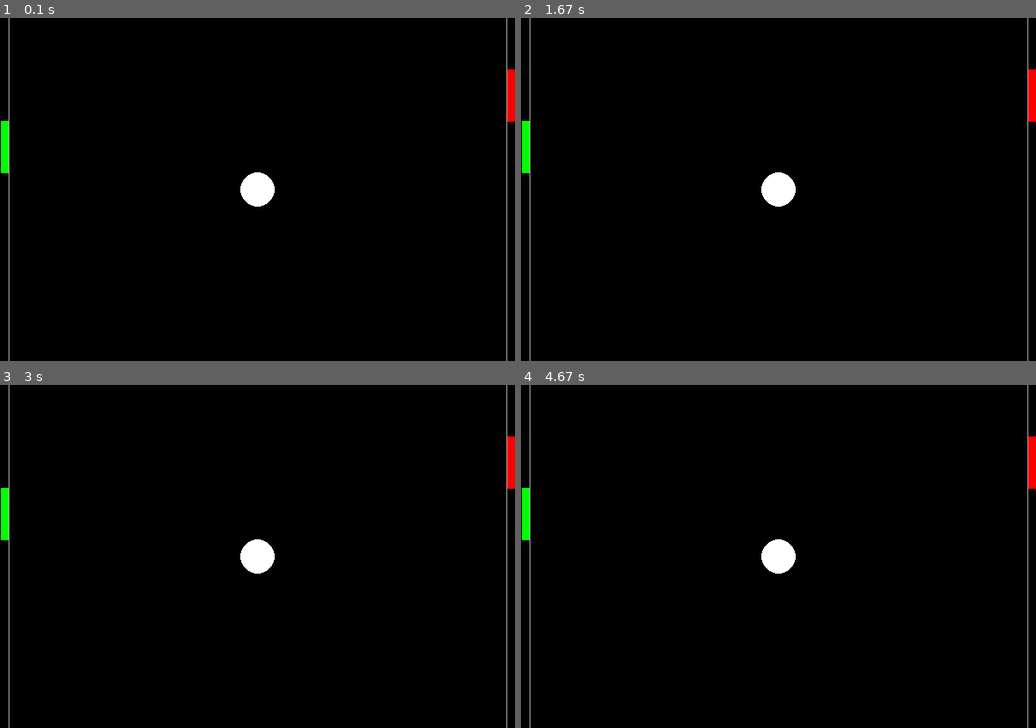
Above: before the commit, frames 1-4 (two rows, left to right).
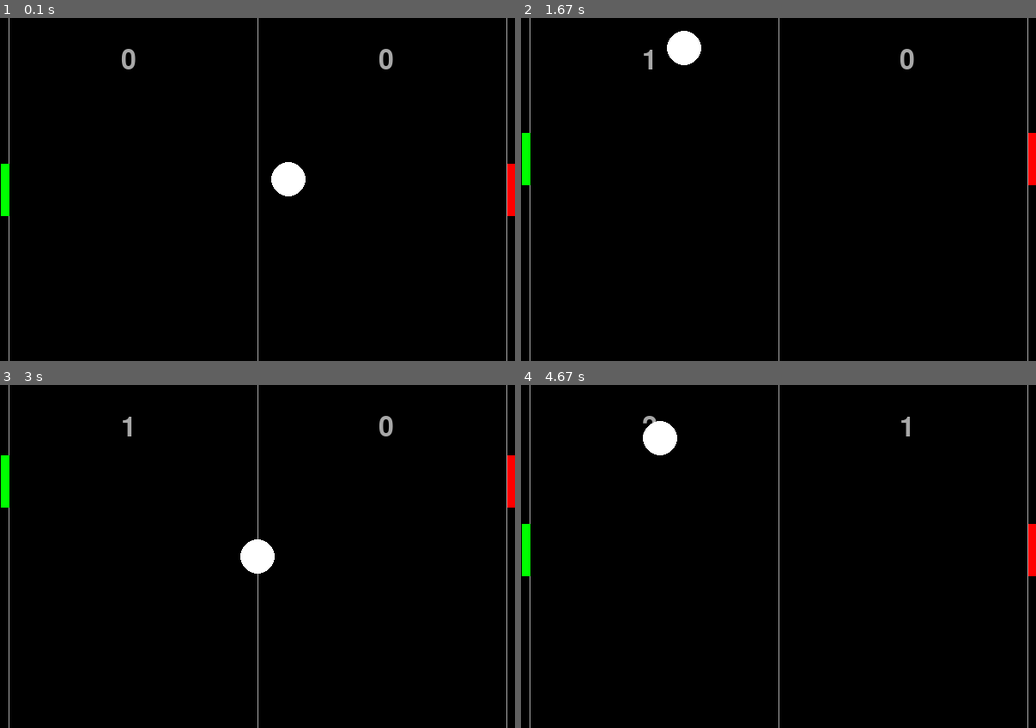
Above: after the commit, the same moments.

Repository: morxs/pygame-learn
Game: pygame game, started from chapter 5/first_pygame.py
Two runs of this game, one before a commit and one after it. Both use one fixed random seed, a clock stepped at 60 frames per second and the inputs below.
Inputs:
- Up to frame 1 (0.1 s): no input
- Up to frame 2 (1.67 s): hold W 0.33-0.8 s; hold Up 0.33-0.8 s; hold Down from 1.33 s (still down); hold S from 1.33 s (still down)
- Up to frame 3 (3 s): release Down at 1.8 s; release S at 1.8 s; hold Up 1.83-2.2 s; hold W 1.83-2.2 s; hold Down 2.23-2.6 s; hold S 2.23-2.6 s; hold Up 2.63-2.93 s; hold W 2.63-2.93 s; hold Down from 2.97 s (still down); hold S from 2.97 s (still down)
- Up to frame 4 (4.67 s): release Down at 3.27 s; release S at 3.27 s; hold Up 3.3-3.67 s; hold W 3.3-3.67 s; hold Down 3.7-4.07 s; hold S 3.7-4.07 s; hold Up 4.1-4.4 s; hold W 4.1-4.4 s; hold Down from 4.43 s (still down); hold S from 4.43 s (still down)

The runs differ from the first frame. In frame 1, 2.2% of the frame differs, in the area x 0-100%, y 0-100%; in frame 2, 1.9%; in frame 3, 0.8%; in frame 4, 2.1%.

Commit message:
completing the game

Diff:
--- a/chapter 5/first_pygame.py
+++ b/chapter 5/first_pygame.py
@@ -9,7 +9,8 @@
 # Licence:     <your licence>
 #-------------------------------------------------------------------------------
 
-import pygame
+import pygame, sys, random
+from pygame.locals import *
 
 BLACK = (0, 0, 0)
 RED = (255, 0, 0)
@@ -21,65 +22,189 @@
 SIZE = (600, 400)
 
 BALL_RADIUS = 20
-GUTTER_LENGTH = 60
+PAD_HEIGHT = 60
 GUTTER_WIDTH = 10
 HALF_GUTTER_WIDTH = GUTTER_WIDTH/2
-GUTTER_VEL = 2
+PADDLE_VEL = 4
+TEXT_Y_POS = 50
+LEFT = 0
+RIGHT = 1
+FPS = 60
+
+paddle1_pos = (SIZE[1] - PAD_HEIGHT) / 2
+paddle2_pos = (SIZE[1] - PAD_HEIGHT) / 2
+paddle1_vel = 0
+paddle2_vel = 0
+ball_vel = [0, 0]
+ball_pos = [int(SIZE[0]/2), int(SIZE[1]/2)]
+player1_score = 0
+player2_score = 0
 
 done = False
+start_ball = False
 
 # used to manage how fast the screen updates
 clock = pygame.time.Clock()
 
 def main():
-    global done
+    global done, pos_left, pos_right, ball_vel, player1_score, player2_score
 
     pygame.init()
     screen = pygame.display.set_mode(SIZE)
     pygame.display.set_caption("P-Ong")
+    pygame.key.set_repeat(10, 10)
+
+    font = pygame.font.Font('freesansbold.ttf', 32)
+
+
+    #ball_vel = [2, 2]
+    spawn_ball(RIGHT)
 
     while done == False:
+        screen.fill(BLACK)
         for event in pygame.event.get():
             if event.type == pygame.QUIT:
                 done = True
-            elif event.type == pygame.KEYDOWN:
-                print("User pressed a key.")
-            elif event.type == pygame.KEYUP:
-                print("User let go of a key.")
-            elif event.type == pygame.MOUSEBUTTONDOWN:
-                print("User pressed a mouse button")
+##            elif event.type == pygame.KEYDOWN:
+##                keydown(event.key)
+##                #print("User pressed a key.")
+##            elif event.type == pygame.KEYUP:
+##                keydown(event.key)
+##                #print("User let go of a key.")
+            keys = pygame.key.get_pressed()
+            keydown(keys)
 
         # ALL EVENT PROCESSING SHOULD GO ABOVE THIS COMMENT
 
 
         # ALL GAME LOGIC SHOULD GO BELOW THIS COMMENT
-        pos_left = 120
-        pos_right = 60
+
         # ALL GAME LOGIC SHOULD GO ABOVE THIS COMMENT
 
 
         # ALL CODE TO DRAW SHOULD GO BELOW THIS COMMENT
-        # initialize left player
-        pygame.draw.line(screen, GREEN, [HALF_GUTTER_WIDTH,0+pos_left], [HALF_GUTTER_WIDTH,GUTTER_LENGTH+pos_left], GUTTER_WIDTH)
-
-        # initialize right player
-        pygame.draw.line(screen, RED, [SIZE[0]-HALF_GUTTER_WIDTH, 0+pos_right], [SIZE[0]-HALF_GUTTER_WIDTH, GUTTER_LENGTH+pos_right], GUTTER_WIDTH)
-
         pygame.draw.line(screen, LIGHT_GRAY, [GUTTER_WIDTH, 0], [GUTTER_WIDTH, SIZE[1]], 1)
         pygame.draw.line(screen, LIGHT_GRAY, [SIZE[0]-GUTTER_WIDTH, 0], [SIZE[0]-GUTTER_WIDTH, SIZE[1]], 1)
-
-        pygame.draw.circle(screen, WHITE, [int(SIZE[0]/2), int(SIZE[1]/2)], BALL_RADIUS)
+        pygame.draw.line(screen, LIGHT_GRAY, [SIZE[0]/2, 0], [SIZE[0]/2, SIZE[1]], 1)
+
+        #baseSurf = screen.copy()
+
+        # print text
+        text_p1 = font.render(str(player1_score), True, LIGHT_GRAY)
+        text_p2 = font.render(str(player2_score), True, LIGHT_GRAY)
+        text_rect_p1 = text_p1.get_rect()
+        text_rect_p1.center = (SIZE[0]/4, TEXT_Y_POS)
+        text_rect_p2 = text_p1.get_rect()
+        text_rect_p2.center = (SIZE[0]/4*3, TEXT_Y_POS)
+        screen.blit(text_p1, text_rect_p1)
+        screen.blit(text_p2, text_rect_p2)
+
+        # initialize left player
+        pygame.draw.line(screen, GREEN, [HALF_GUTTER_WIDTH, paddle1_pos+paddle1_vel], [HALF_GUTTER_WIDTH,PAD_HEIGHT+paddle1_pos+paddle1_vel], GUTTER_WIDTH)
+
+        # initialize right player
+        pygame.draw.line(screen, RED, [SIZE[0]-HALF_GUTTER_WIDTH, paddle2_pos+paddle2_vel], [SIZE[0]-HALF_GUTTER_WIDTH, PAD_HEIGHT+paddle2_pos+paddle2_vel], GUTTER_WIDTH)
+
+        # ball bouncing here and there
+        ball_pos[0] += ball_vel[0]
+        ball_pos[1] += ball_vel[1]
+        # left and right gutters
+        if ball_pos[0] + ball_vel[0] > SIZE[0] - BALL_RADIUS - GUTTER_WIDTH:
+            if paddle2_pos + paddle2_vel <= ball_pos[1] and paddle2_pos + paddle2_vel + PAD_HEIGHT >= ball_pos[1]:
+                ball_pos[0] = SIZE[0] - BALL_RADIUS - GUTTER_WIDTH
+                ball_vel[0] *= -1
+                ball_vel[0] += add_more_velocity(ball_vel[0])
+                ball_vel[1] += add_more_velocity(ball_vel[1])
+            else:
+                # spawn ball
+                spawn_ball(LEFT)
+                # add score to player 2
+                player1_score += 1
+        if ball_pos[0] + ball_vel[0] < 0 + BALL_RADIUS + GUTTER_WIDTH:
+            if paddle1_pos + paddle1_vel <= ball_pos[1] and paddle1_pos + paddle1_vel + PAD_HEIGHT >= ball_pos[1]:
+                ball_pos[0] = 0 + BALL_RADIUS + GUTTER_WIDTH
+                ball_vel[0] *= -1
+                ball_vel[0] += add_more_velocity(ball_vel[0])
+                ball_vel[1] += add_more_velocity(ball_vel[1])
+            else:
+                # spawn ball
+                spawn_ball(RIGHT)
+                # add score to player 1
+                player2_score += 1
+
+        # top and bottom bouncers
+        if ball_pos[1] + ball_vel[1] > SIZE[1] - BALL_RADIUS:
+            ball_pos[1] = SIZE[1] - BALL_RADIUS
+            ball_vel[1] *= -1
+            #ball_vel[1] += add_more_velocity(ball_vel[1])
+
+        if ball_pos[1] + ball_vel[1] < 0 + BALL_RADIUS:
+            ball_pos[1] = 0 + BALL_RADIUS
+            ball_vel[1] *= -1
+            #ball_vel[1] += add_more_velocity(ball_vel[1])
+
+        pygame.draw.circle(screen, WHITE, [int(ball_pos[0]), int(ball_pos[1])] , BALL_RADIUS)
+        #print(ball_vel)
 
         # ALL CODE TO DRAW SHOULD GO ABOVE THIS COMMENT
+        #ball_vel[0] += VEL
+        #ball_vel[1] += VEL
 
         # Go ahead and update the screen with what we've drawn.
-        pygame.display.flip()
+        #pygame.display.flip()
+        pygame.display.update()
 
         # Limit to 60 frames per second
-        clock.tick(60)
+        clock.tick(FPS)
 
     # Make sure you release the pygame resources properly by calling quit()
     pygame.quit()
+    sys.exit()
+
+def spawn_ball(direction):
+	global ball_pos, ball_vel # these are vectors stored as lists
+
+	ball_pos = [SIZE[0] / 2, SIZE[1] / 2]
+
+	if direction == RIGHT:
+		ball_vel[0] = random.randint(2,6)
+		ball_vel[1] = random.randint(2,4) * -1
+	else:
+		ball_vel[0] = random.randint(2,6) * -1
+		ball_vel[1] = random.randint(2,4) * -1
+
+def reset_game():
+    paddle1_pos = (SIZE[1] - PAD_HEIGHT) / 2
+    paddle2_pos = (SIZE[1] - PAD_HEIGHT) / 2
+    paddle1_vel = 0
+    paddle2_vel = 0
+    ball_vel = [0, 0]
+    ball_pos = [int(SIZE[0]/2), int(SIZE[1]/2)]
+    player1_score = 0
+    player2_score = 0
+
+def add_more_velocity(vel):
+    return vel * (0.1)
+
+def keyup(key):
+    pass
+
+def keydown(key):
+    global paddle1_vel, paddle2_vel, done
+    if key[pygame.K_UP]:
+        if paddle2_pos + paddle2_vel > 0:
+            paddle2_vel -= PADDLE_VEL
+    if key[pygame.K_DOWN]:
+        if paddle2_pos + PAD_HEIGHT + paddle2_vel < SIZE[1]:
+            paddle2_vel += PADDLE_VEL
+    if key[pygame.K_w]:
+        if paddle1_pos + paddle1_vel > 0:
+            paddle1_vel -= PADDLE_VEL
+    if key[pygame.K_s]:
+        if paddle1_pos + PAD_HEIGHT + paddle1_vel < SIZE[1]:
+            paddle1_vel += PADDLE_VEL
+    if key[pygame.K_ESCAPE]:
+        done = True
 
 if __name__ == '__main__':
     main()
